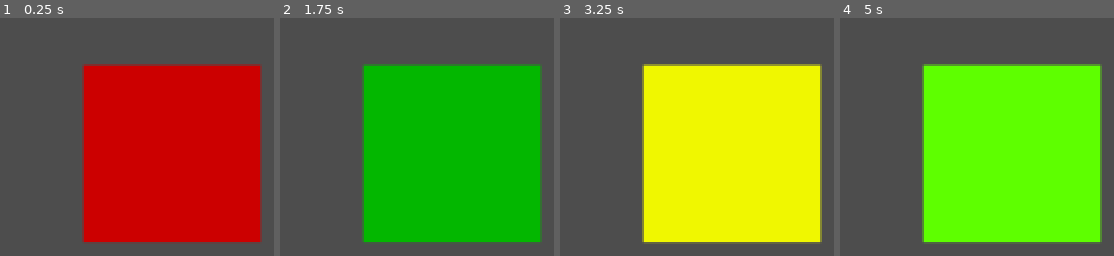
Above: before the commit, frames 1-4 (left to right).
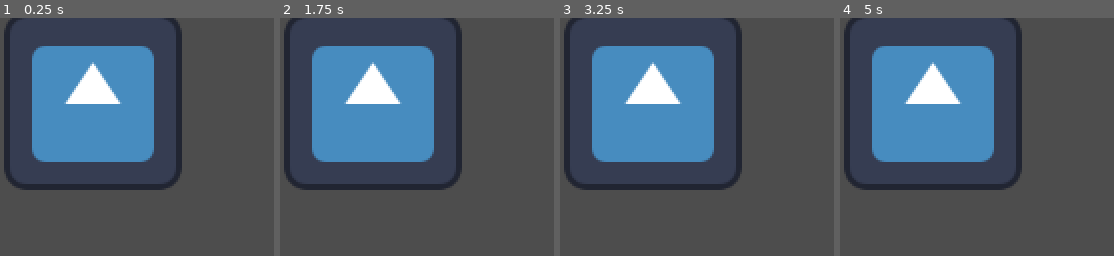
Above: after the commit, the same moments.

Repository: shafayatb/ShaderPlayground
Game: Godot game, scene res://shader_test.tscn
The game is run twice, just before and just after one commit, with the same random seed, the same clock (stepped at 60 frames per second) and the same inputs. The engine's default icon, where the game draws it, is replaced by a stand-in: a white triangle on a blue panel in a dark square.
Inputs (mouse positions are in pixels of both pictures, inside the frame that each line leads up to):
- Up to frame 1 (0.25 s): no input
- Up to frame 2 (1.75 s): tap Enter (ui_accept) at 0.5, 0.77, 1.52 s; move the mouse to (outside the picture) at 0.52 s; hold Right (ui_right) 0.53-1.28 s; move the mouse to (outside the picture) at 1.27 s; hold Down (ui_down) from 1.28 s (still down)
- Up to frame 3 (3.25 s): move the mouse to (outside the picture) at 2.02 s; release Down (ui_down) at 2.03 s; hold Right (ui_right) 2.03-2.78 s; move the mouse to (outside the picture) at 2.77 s; hold Up (ui_up) from 2.78 s (still down); tap Enter (ui_accept) at 3.02 s
- Up to frame 4 (5 s): move the mouse to (outside the picture) at 3.52 s; release Up (ui_up) at 3.53 s; hold Left (ui_left) from 3.53 s (still down); tap Enter (ui_accept) at 3.77, 4.52 s; move the mouse to (outside the picture) at 4.27 s

The runs differ from the first frame. In frame 1, 63% of the frame differs, in the area x 1-96%, y 0-95%; in frame 2, 63%; in frame 3, 63%; in frame 4, 63%.
Error in both runs: Attempt to call function 'set_shader_parameter' in base 'null instance' on a null instance. (res://blacknwhite.gd:16)

Commit message:
radial and clockwork reveal shader

Diff:
--- /dev/null
+++ b/code_shaders/clockwork_reveal.tres
@@ -0,0 +1,7 @@
+[gd_resource type="ShaderMaterial" load_steps=2 format=3 uid="uid://c5gdio2oqtfu6"]
+
+[ext_resource type="Shader" uid="uid://cutowgkte5v23" path="res://code_shaders/clockwork_reveal_shader.gdshader" id="1_xbu5y"]
+
+[resource]
+shader = ExtResource("1_xbu5y")
+shader_parameter/fade = 1.0
--- /dev/null
+++ b/code_shaders/clockwork_reveal_shader.gdshader
@@ -0,0 +1,14 @@
+shader_type canvas_item;
+
+uniform float fade : hint_range(0.0, 1.0, 0.05) = 0.0;
+
+void fragment() {
+	vec2 center = vec2(0.5, 0.5);
+	vec2 vec = UV - center;
+
+	float angle = atan(vec.y, vec.x) / (2.0*PI) + 0.5;
+
+	float progress = step(angle, fade);
+
+	COLOR.a *= progress;
+}
--- /dev/null
+++ b/code_shaders/radial_reveal.tres
@@ -0,0 +1,7 @@
+[gd_resource type="ShaderMaterial" load_steps=2 format=3 uid="uid://wnf6ch81em0x"]
+
+[ext_resource type="Shader" uid="uid://baostnb6dtjxa" path="res://code_shaders/radial_reveal_shader.gdshader" id="1_505bb"]
+
+[resource]
+shader = ExtResource("1_505bb")
+shader_parameter/fade = 0.0
--- /dev/null
+++ b/code_shaders/radial_reveal_shader.gdshader
@@ -0,0 +1,12 @@
+shader_type canvas_item;
+
+uniform float fade : hint_range(0.0, 1.0, 0.05) = 0.0;
+
+void fragment() {
+	vec2 center = vec2(0.5, 0.5);
+	float dist = length(UV - center);
+
+	float progress = step(dist, fade);
+
+	COLOR.a *= progress;
+}
--- a/code_shaders/world_space_uv_shader.gdshader
+++ b/code_shaders/world_space_uv_shader.gdshader
@@ -1,14 +1,12 @@
 shader_type canvas_item;
 
+uniform float uv_scale : hint_range(0.0, 5.0, 0.1) = 1.0;
+varying vec2 world_uv;
+
 void vertex() {
-	// Called for every vertex the material is visible on.
+	world_uv = (MODEL_MATRIX * vec4(VERTEX.xy, 0.0, 1.0)).xy / 128.0;
 }
 
 void fragment() {
-	// Called for every pixel the material is visible on.
+	COLOR = texture(TEXTURE, world_uv * uv_scale);
 }
-
-//void light() {
-//	// Called for every pixel for every light affecting the CanvasItem.
-//	// Uncomment to replace the default light processing function with this one.
-//}
--- a/shader_test.tscn
+++ b/shader_test.tscn
@@ -8,7 +8,7 @@
 [ext_resource type="Material" uid="uid://deyhyqx3flh4b" path="res://visual_shaders/simple_outline_shader.tres" id="6_4sh6q"]
 [ext_resource type="Texture2D" uid="uid://eck5ouwvjsbi" path="res://assets/head.png" id="7_1mq4w"]
 [ext_resource type="Material" uid="uid://df1h55w38p1g" path="res://code_shaders/shockwave_shader.tres" id="8_1mq4w"]
-[ext_resource type="Shader" uid="uid://cj44pppmdm8s3" path="res://code_shaders/blink_shader.gdshader" id="9_movfo"]
+[ext_resource type="Shader" uid="uid://cutowgkte5v23" path="res://code_shaders/clockwork_reveal_shader.gdshader" id="9_movfo"]
 
 [sub_resource type="Animation" id="Animation_n1cy7"]
 length = 0.001
@@ -72,6 +72,7 @@
 
 [sub_resource type="ShaderMaterial" id="ShaderMaterial_n1cy7"]
 shader = ExtResource("9_movfo")
+shader_parameter/fade = 1.0
 
 [node name="ShaderTest" type="Node2D"]
 
@@ -119,6 +120,7 @@
 }
 
 [node name="Icon3" type="Sprite2D" parent="."]
+texture_repeat = 2
 material = SubResource("ShaderMaterial_n1cy7")
-position = Vector2(124, 98)
+position = Vector2(67, 60)
 texture = ExtResource("1_v4mft")
Not shown, added: code_shaders/clockwork_reveal_shader.gdshader.uid
Not shown, added: code_shaders/radial_reveal_shader.gdshader.uid
